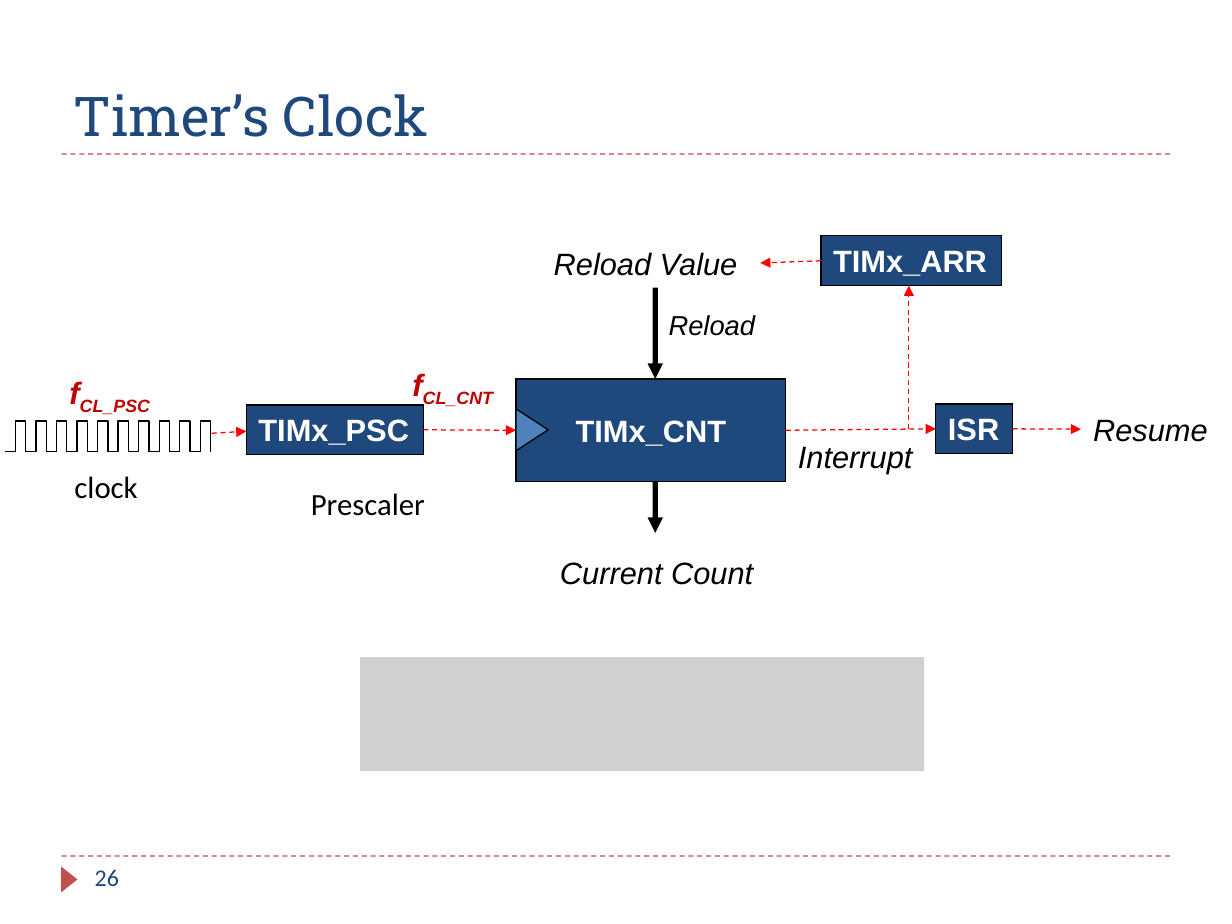
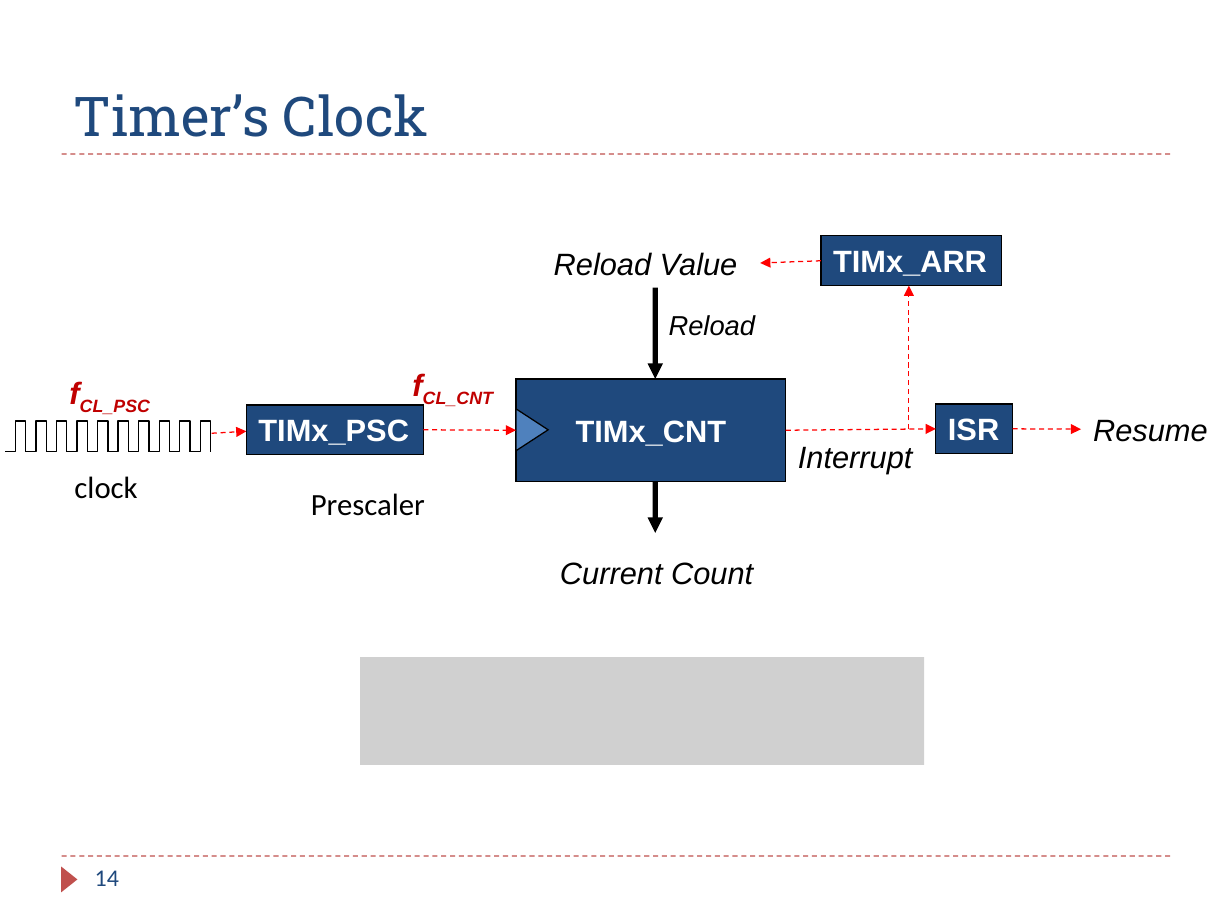
Before and after one commit to guhofstra/CSC111Fa25, a slide deck: slide 14 of PPTs/Ch_xx_Review.pptx (slide 26 before the commit). Drawn at 1232x924 pixels with LibreOffice and Linux fonts; fonts in the diff are those of the drawing; grey boxes stand for pictures. Boxes give left, top, right and bottom in pixels: in the first picture for what was removed or moved away, otherwise in the second. Text is boxed around its words. In the diff, an @@ line names an element or a change of style, - is before the commit and + after.

```diff
--- a/PPTs/Ch_xx_Review.pptx
+++ b/PPTs/Ch_xx_Review.pptx
@@ picture resized from (x1=360, y1=657, x2=924, y2=771) to (x1=360, y1=657, x2=924, y2=765) @@
@@ page number at (x1=95, y1=870, x2=119, y2=886): text changed @@
-26
+14
```
Also in this commit, not shown: 17 slides removed, 37 other files.
